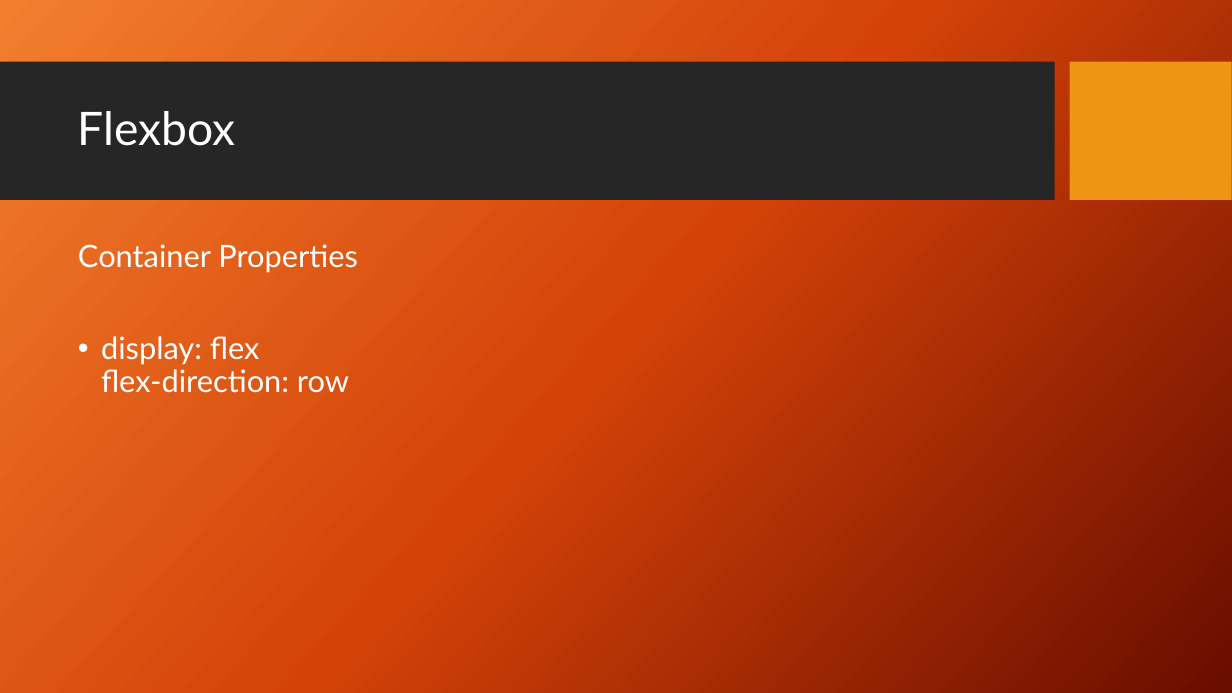
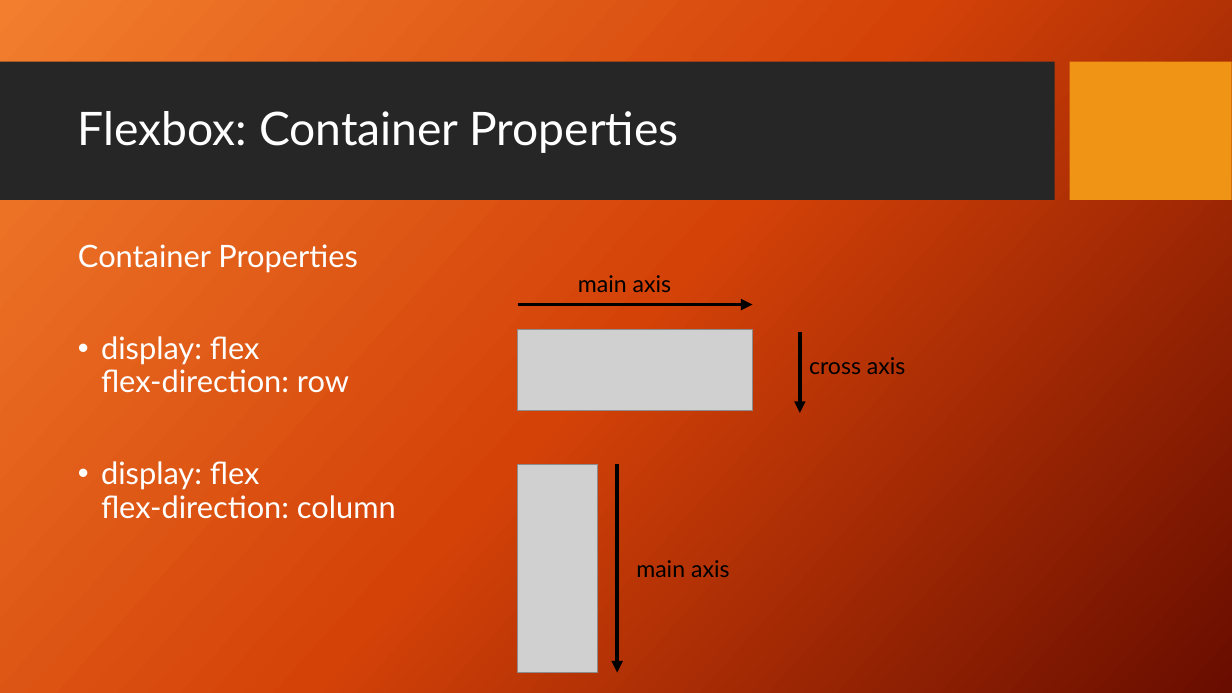
Before and after one commit to TomFrey/htmlCssBasicUebungen, a slide deck: slide 70 of html Schulung.pptx. Drawn at 1232x693 pixels with LibreOffice and Linux fonts; fonts in the diff are those of the drawing; grey boxes stand for pictures; background and template pictures are left out. Boxes give left, top, right and bottom in pixels: in the first picture for what was removed or moved away, otherwise in the second. Text is boxed around its words. In the diff, an @@ line names an element or a change of style, - is before the commit and + after.

Commit message:
css Flexbox zur PowerPoint Präsentation hinzugefügt.

```diff
--- a/html Schulung.pptx
+++ b/html Schulung.pptx
@@ title at (78, 111, 678, 153): text changed @@
-Flexbox
+Flexbox: Container Properties
@@ text added at (578, 275, 672, 292), 18 pt, text #000000 @@
+main axis
@@ arrow added from (518, 305) to (752, 305), #000000 3 pt @@
@@ picture added at (518, 330, 752, 411) @@
@@ arrow added from (800, 332) to (800, 413), #000000 3 pt @@
@@ text added at (809, 357, 906, 374), 18 pt, text #000000 @@
+cross axis
@@ text at (101, 461, 396, 519): paragraph added @@
+• display: flex
+  flex-direction: column
@@ picture added at (518, 464, 598, 673) @@
@@ arrow added from (617, 464) to (617, 673), #000000 3 pt @@
@@ text added at (636, 560, 730, 577), 18 pt, text #000000 @@
+main axis
```
Also in this commit, not shown: 1 other slide changed, 4 slides added.
